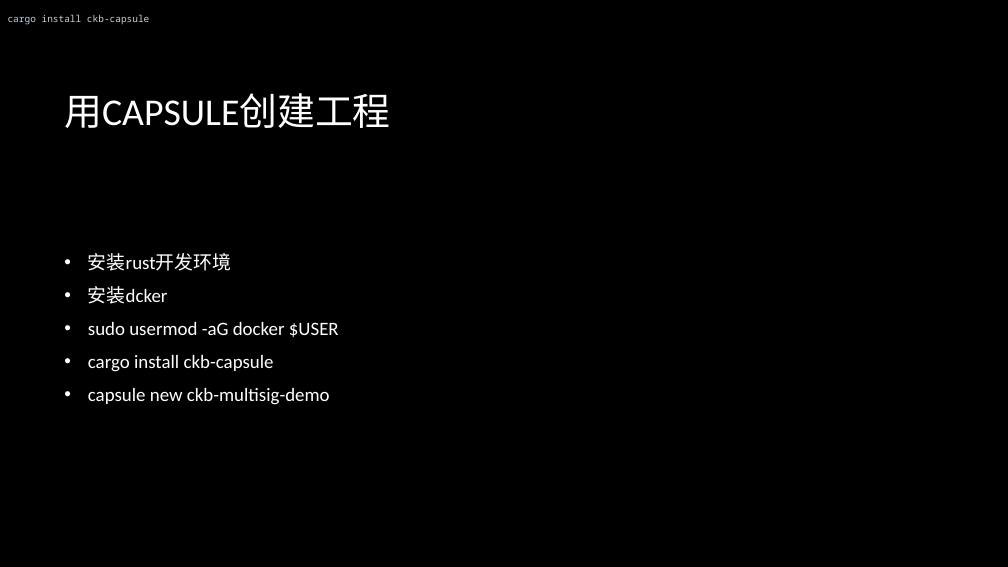
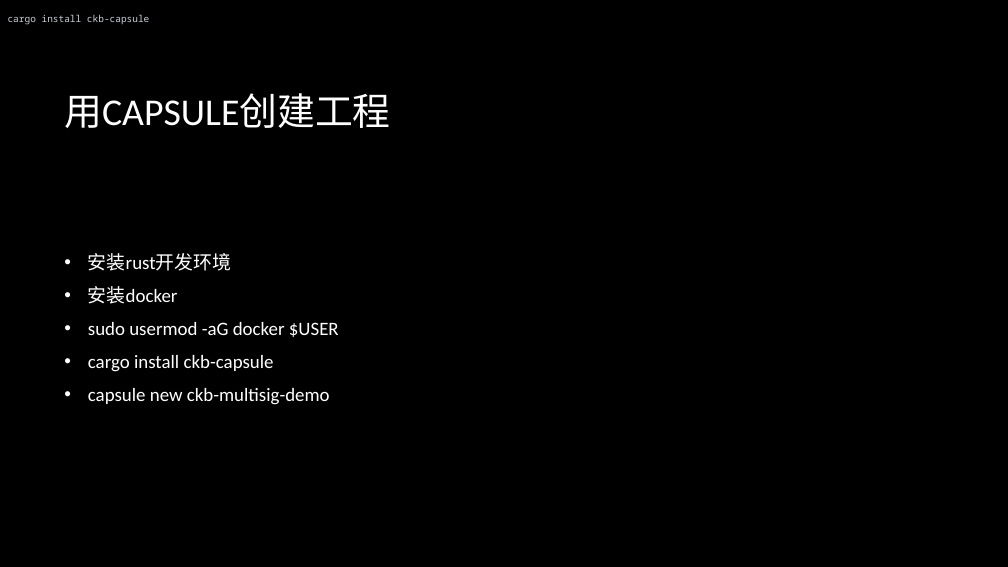
Before and after one commit to liuck8080/ckb-multisig-demo, a slide deck: slide 5 of rust_multisig.pptx. Drawn at 1008x567 pixels with LibreOffice and Linux fonts; fonts in the diff are those of the drawing; background and template pictures are left out. Boxes give left, top, right and bottom in pixels: in the first picture for what was removed or moved away, otherwise in the second. Text is boxed around its words. In the diff, an @@ line names an element or a change of style, - is before the commit and + after.

```diff
--- a/rust_multisig.pptx
+++ b/rust_multisig.pptx
@@ text at box(88, 286, 178, 304): text changed @@
-• 安装dcker
+• 安装docker
```
Also in this commit, not shown: 3 other slides changed.
